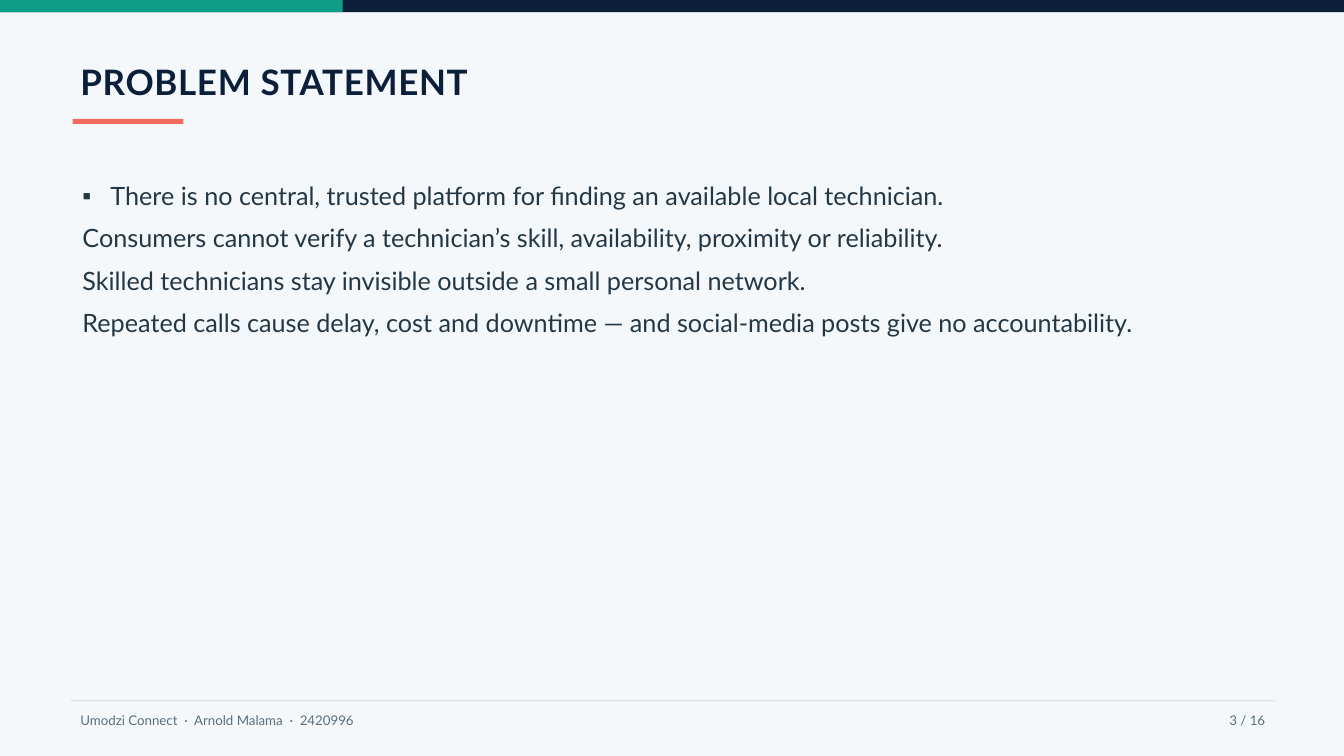
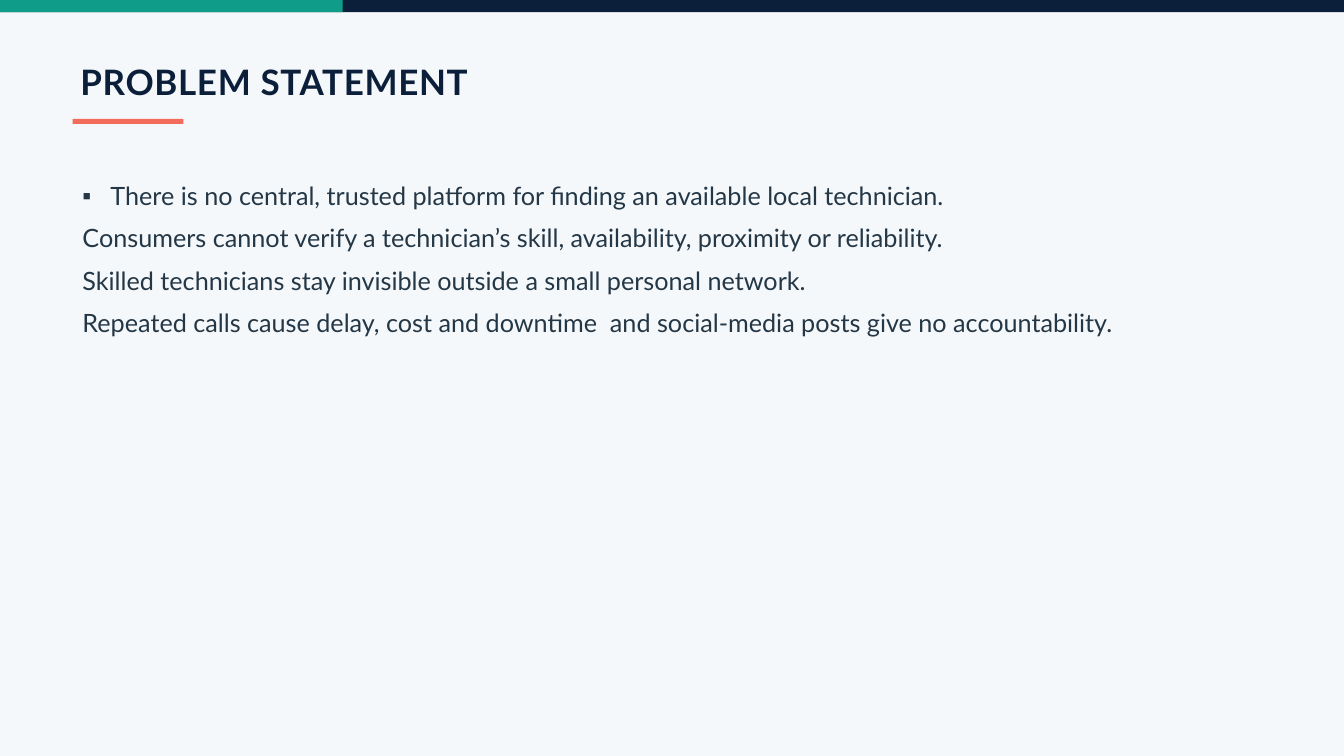
Before and after one commit to malama996/Umodzi-Conneckt, a slide deck: slide 3 of Umodzi_Connect_Defence_Package/Umodzi_Connect_Final_Defence_Presentation.pptx. Drawn at 1344x756 pixels with LibreOffice and Linux fonts; fonts in the diff are those of the drawing. Boxes give left, top, right and bottom in pixels: in the first picture for what was removed or moved away, otherwise in the second. Text is boxed around its words. In the diff, an @@ line names an element or a change of style, - is before the commit and + after.

```diff
--- a/Umodzi_Connect_Defence_Package/Umodzi_Connect_Final_Defence_Presentation.pptx
+++ b/Umodzi_Connect_Defence_Package/Umodzi_Connect_Final_Defence_Presentation.pptx
@@ text at (x1=82, y1=313, x2=1112, y2=337): text changed @@
-Repeated calls cause delay, cost and downtime — and social-media posts give no accountability.
+Repeated calls cause delay, cost and downtime and social-media posts give no accountability.
@@ line removed from (71, 701) to (1275, 701) @@
@@ text removed at (x1=80, y1=715, x2=354, y2=725) @@
-Umodzi Connect · Arnold Malama · 2420996
@@ text removed at (x1=1229, y1=715, x2=1265, y2=725) @@
-3 / 16
```
Also in this commit, not shown: 13 other slides changed, 2 slides removed, 9 other files.
